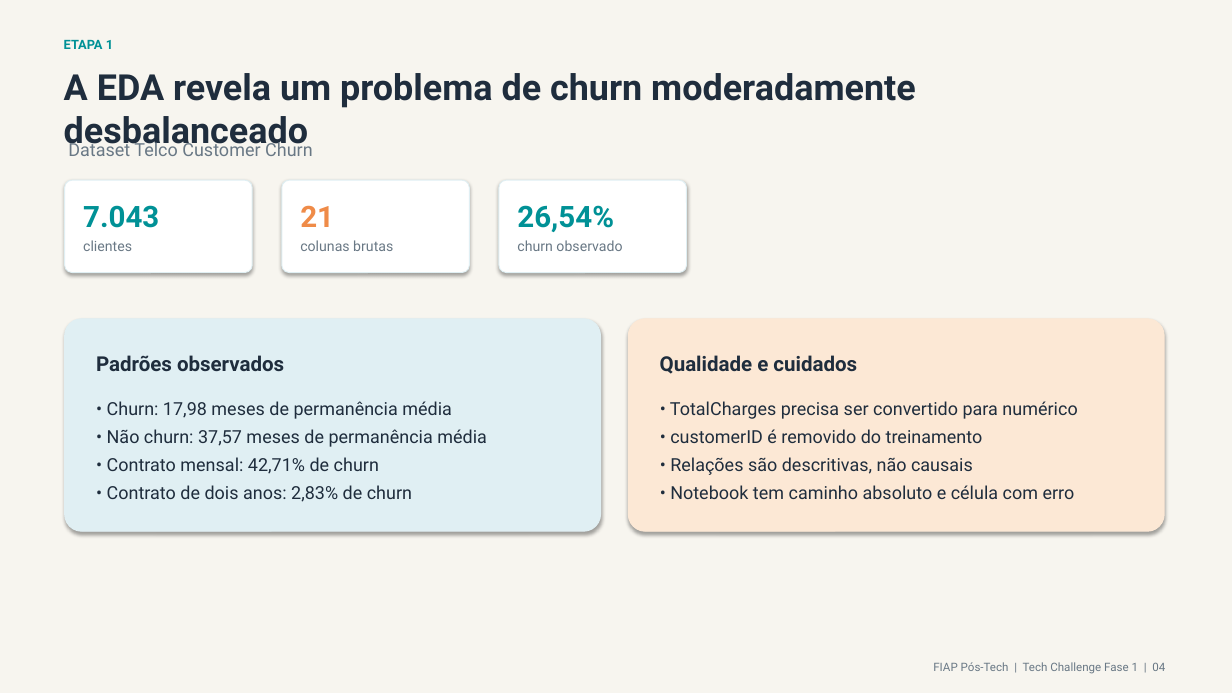
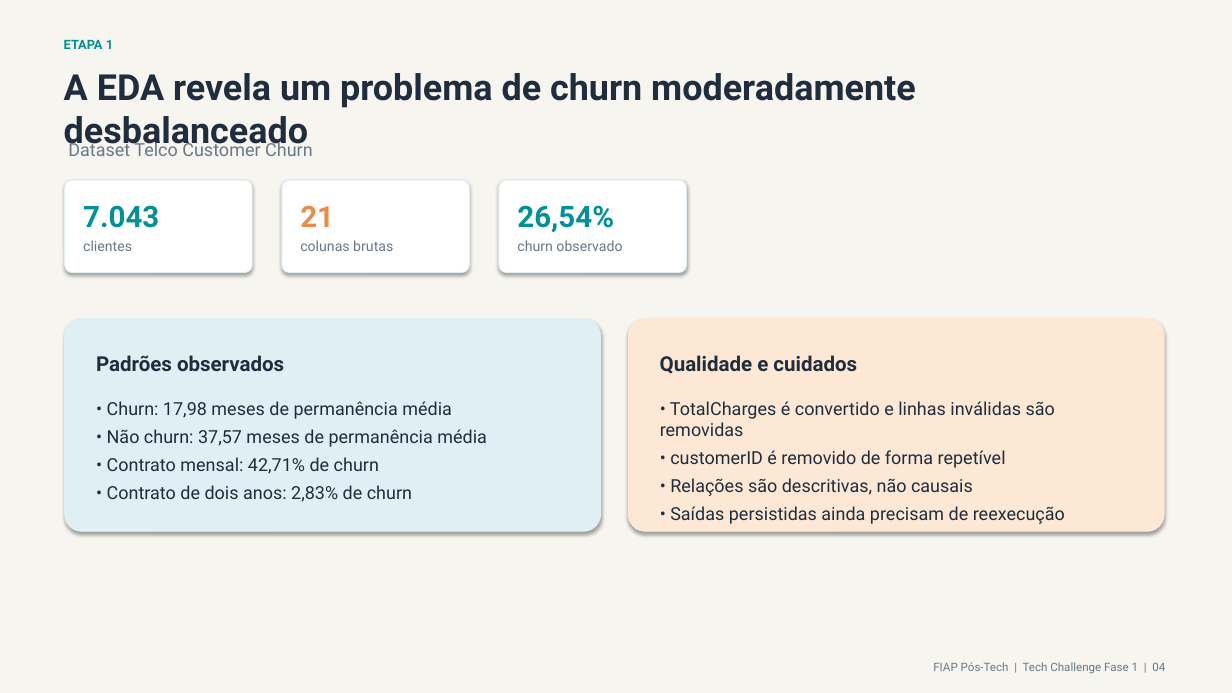
Before and after one commit to SamuelCambui/trabalho-final-fase-1, a slide deck: slide 4 of docs/apresentacao_projeto_churn.pptx. Drawn at 1232x693 pixels with LibreOffice and Linux fonts; fonts in the diff are those of the drawing. Boxes give left, top, right and bottom in pixels: in the first picture for what was removed or moved away, otherwise in the second. Text is boxed around its words. In the diff, an @@ line names an element or a change of style, - is before the commit and + after.

```diff
--- a/docs/apresentacao_projeto_churn.pptx
+++ b/docs/apresentacao_projeto_churn.pptx
@@ text at box(660, 401, 1055, 468): text changed @@
-• TotalCharges precisa ser convertido para numérico
-• customerID é removido do treinamento
+• TotalCharges é convertido e linhas inválidas são removidas
+• customerID é removido de forma repetível
@@ text at box(670, 506, 1065, 524): text changed @@
-• Notebook tem caminho absoluto e célula com erro
+• Saídas persistidas ainda precisam de reexecução
```
Also in this commit, not shown: 9 other slides changed, 1 other file.
